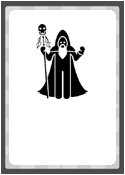
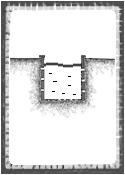
Comparing the layer stacks of the two 125 × 175 images. Changes:
renamed "Daemon" to "Mage", hid it over [36, 24, 88, 99]
renamed "Frame" to "Water", painted on it over [1, 1, 124, 174]
added layer "Border" above "White" over [1, 1, 124, 174]
painted on "White" over [1, 1, 124, 174]
